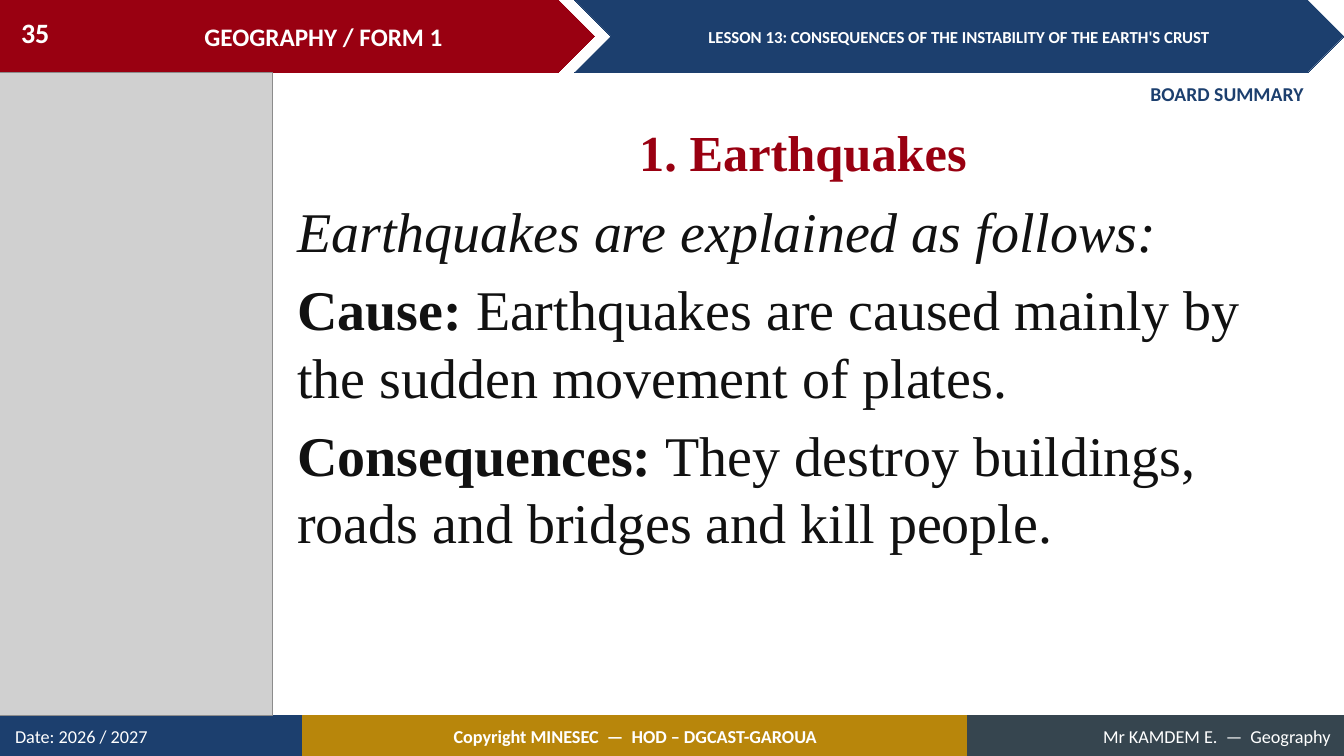
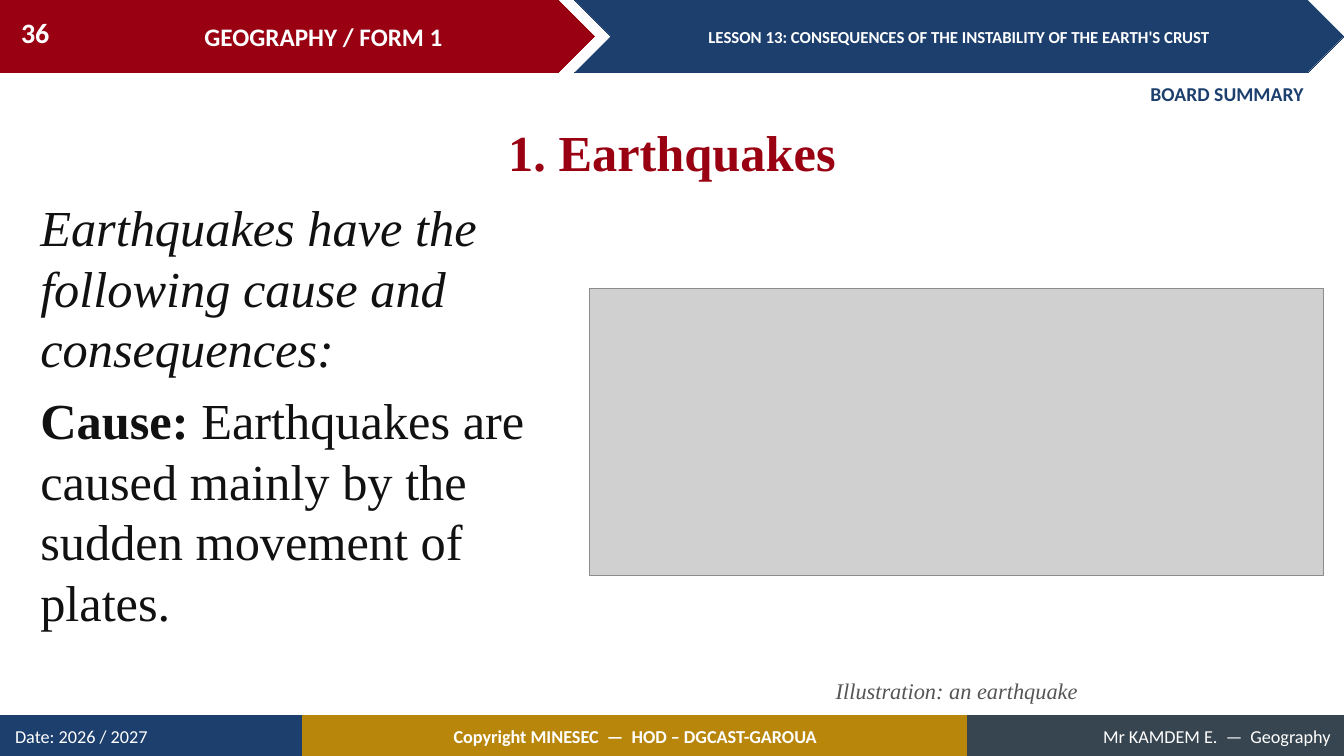
Before and after one commit to Berthautk/linea-github, a slide deck: slide 36 of lecons/F1/21_F1_M3_L13_Consequences_of_the_Instability_of_the_Earth_s_Crust.pptx (slide 35 before the commit). Drawn at 1344x756 pixels with LibreOffice and Linux fonts; fonts in the diff are those of the drawing; grey boxes stand for pictures. Boxes give left, top, right and bottom in pixels: in the first picture for what was removed or moved away, otherwise in the second. Text is boxed around its words. In the diff, an @@ line names an element or a change of style, - is before the commit and + after.

```diff
--- a/lecons/F1/21_F1_M3_L13_Consequences_of_the_Instability_of_the_Earth_s_Crust.pptx
+++ b/lecons/F1/21_F1_M3_L13_Consequences_of_the_Instability_of_the_Earth_s_Crust.pptx
@@ page number at (x1=21, y1=24, x2=49, y2=44): text changed @@
-35
+36
@@ picture removed at (x1=0, y1=73, x2=272, y2=716) @@
@@ text "1. Earthquakes" moved from (x1=639, y1=136, x2=967, y2=181) to (x1=508, y1=136, x2=836, y2=181) @@
@@ text "Earthquakes have the following cause ..." moved from (x1=297, y1=212, x2=1240, y2=554) to (x1=40, y1=211, x2=524, y2=631) @@
@@ text at (x1=40, y1=211, x2=476, y2=378): text changed; size 40 to 36 pt @@
-Earthquakes are explained as follows:
+Earthquakes have the following cause and consequences:
@@ picture added at (x1=590, y1=288, x2=1324, y2=575) @@
@@ text at (x1=40, y1=404, x2=524, y2=631): size 40 to 36 pt in "Cause: Earthquakes are caused mainly by the ..." @@
@@ text at (x1=297, y1=437, x2=1195, y2=554): paragraph removed @@
-Consequences: They destroy buildings, roads and bridges and kill people.
@@ text added at (x1=836, y1=683, x2=1077, y2=704), 16 pt, text #555555, italic @@
+Illustration: an earthquake
```
Also in this commit, not shown: 23 other slides changed, 12 slides added, 2 slides removed, 31 other files.
